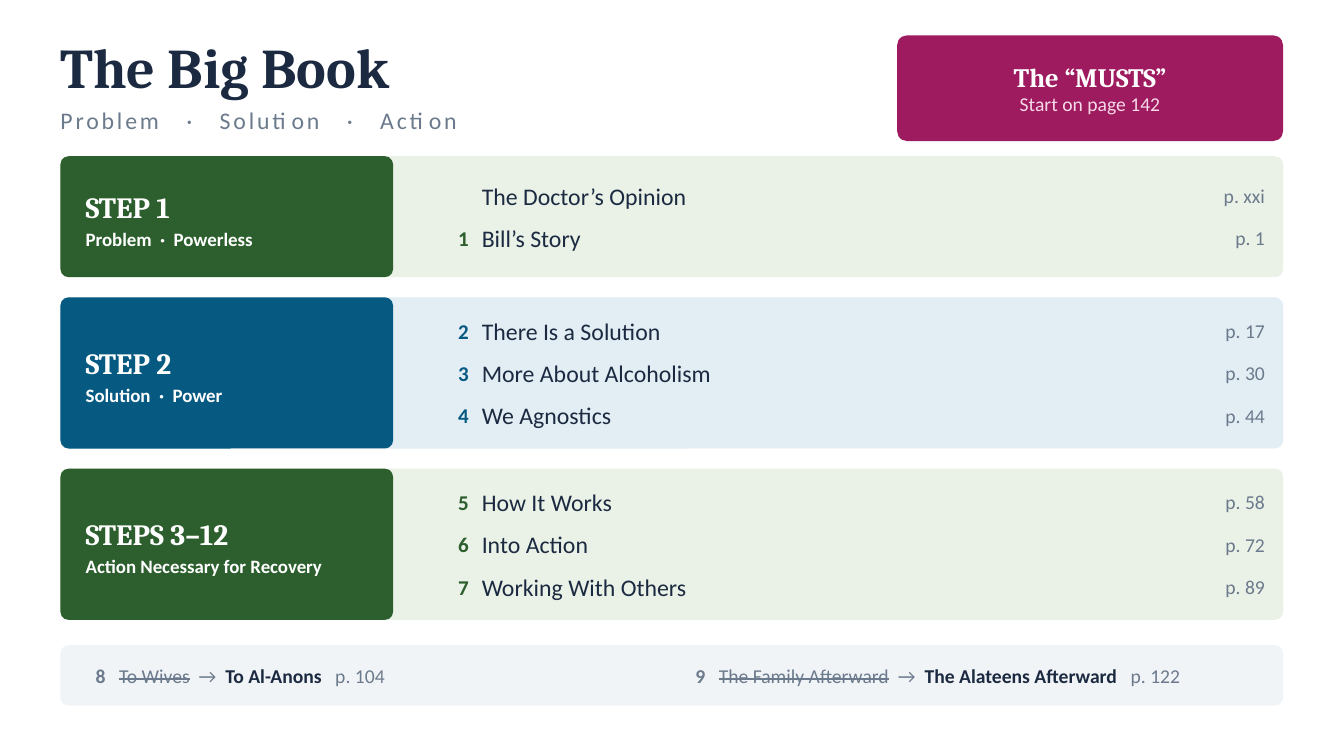
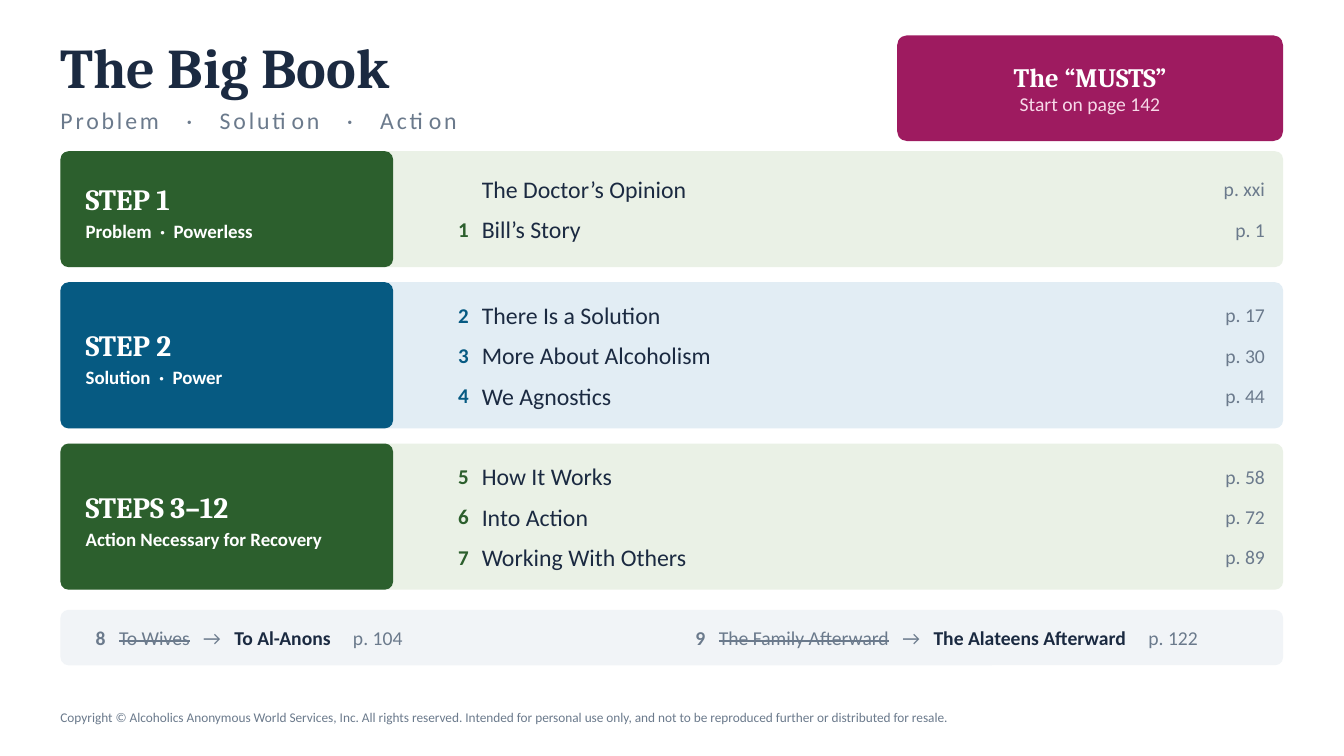
Before and after one commit to Faitality1982/LawStuff, a slide deck: slide 2 of aa-slideshow/aa-big-book-study.pptx (slide 1 before the commit). Drawn at 1344x756 pixels with LibreOffice and Linux fonts; fonts in the diff are those of the drawing. Boxes give left, top, right and bottom in pixels: in the first picture for what was removed or moved away, otherwise in the second. Text is boxed around its words. In the diff, an @@ line names an element or a change of style, - is before the commit and + after.

```diff
--- a/aa-slideshow/aa-big-book-study.pptx
+++ b/aa-slideshow/aa-big-book-study.pptx
@@ rounded rectangle: place and size @@
-rounded rectangle at [60, 156, 1284, 277]
+rounded rectangle at [60, 151, 1284, 267]
@@ rounded rectangle: place and size @@
-rounded rectangle at [60, 156, 393, 277]
+rounded rectangle at [60, 151, 393, 267]
@@ text "STEP 1": place and size @@
-text "STEP 1" at [86, 198, 253, 246]
+text "STEP 1" at [86, 190, 253, 238]
@@ 5 texts: place and size @@
-5 texts at [458, 188, 1265, 251]
+5 texts at [458, 181, 1265, 242]
@@ rounded rectangle: place and size @@
-rounded rectangle at [60, 297, 1284, 449]
+rounded rectangle at [60, 282, 1284, 429]
@@ rounded rectangle: place and size @@
-rounded rectangle at [60, 297, 393, 449]
+rounded rectangle at [60, 282, 393, 429]
@@ text "STEP 2": place and size @@
-text "STEP 2" at [86, 354, 223, 402]
+text "STEP 2" at [86, 336, 223, 384]
@@ 6 texts: place and size @@
-6 texts at [458, 323, 1265, 383]
+6 texts at [458, 307, 1265, 366]
@@ 3 texts: place and size @@
-3 texts at [458, 407, 1265, 428]
+3 texts at [458, 388, 1265, 409]
@@ rounded rectangle: place and size @@
-rounded rectangle at [60, 469, 1284, 620]
+rounded rectangle at [60, 444, 1284, 590]
@@ rounded rectangle: place and size @@
-rounded rectangle at [60, 469, 393, 620]
+rounded rectangle at [60, 444, 393, 590]
@@ text "STEPS 3–12": place and size @@
-text "STEPS 3–12" at [86, 525, 321, 576]
+text "STEPS 3–12" at [86, 498, 321, 549]
@@ 6 texts: place and size @@
-6 texts at [458, 494, 1265, 555]
+6 texts at [458, 468, 1265, 527]
@@ 3 texts: place and size @@
-3 texts at [458, 579, 1265, 600]
+3 texts at [458, 549, 1265, 570]
@@ proportions changed in 7 elements at [60, 151, 1284, 267], [60, 151, 393, 267], [60, 282, 1284, 429], [60, 282, 393, 429], [60, 444, 1284, 590], [60, 444, 393, 590], [60, 610, 1284, 665] @@
@@ rounded rectangle: place and size @@
-rounded rectangle at [60, 645, 1284, 706]
+rounded rectangle at [60, 610, 1284, 665]
@@ text "8 To Wives → To ..." rewrapped from [96, 669, 385, 686] to [96, 631, 403, 648] @@
@@ text "9 The Family Afterward → ..." rewrapped from [695, 669, 1180, 686] to [695, 631, 1198, 648] @@
@@ text added at [60, 713, 948, 724], 9.5 pt, text #6B7A8C @@
+Copyright © Alcoholics Anonymous World Services, Inc. All rights reserved. Intended for personal use only, and not to be reproduced further or distributed for resale.
```
Also in this commit, not shown: 2 slides added, 5 other files.
